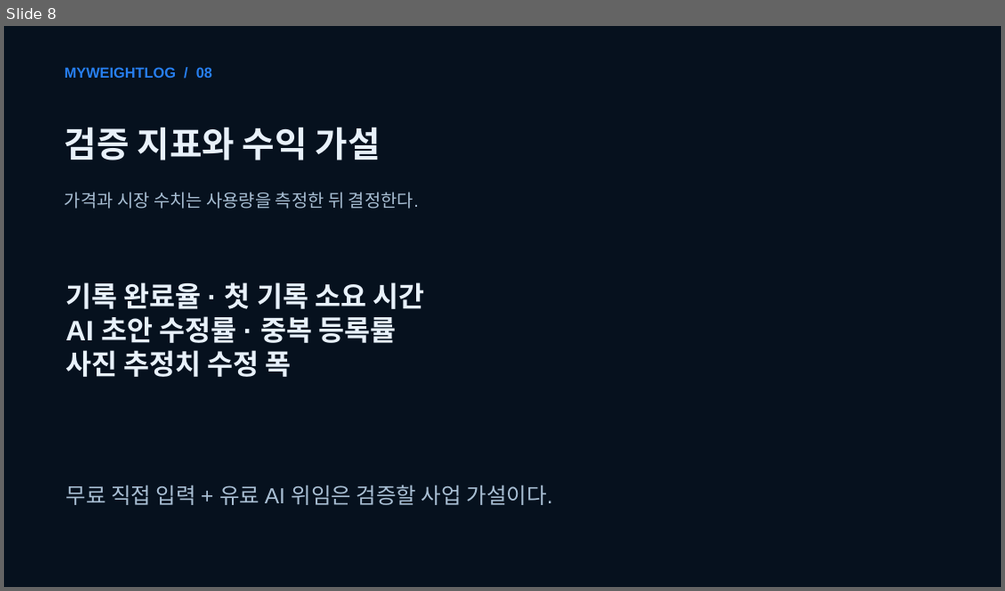
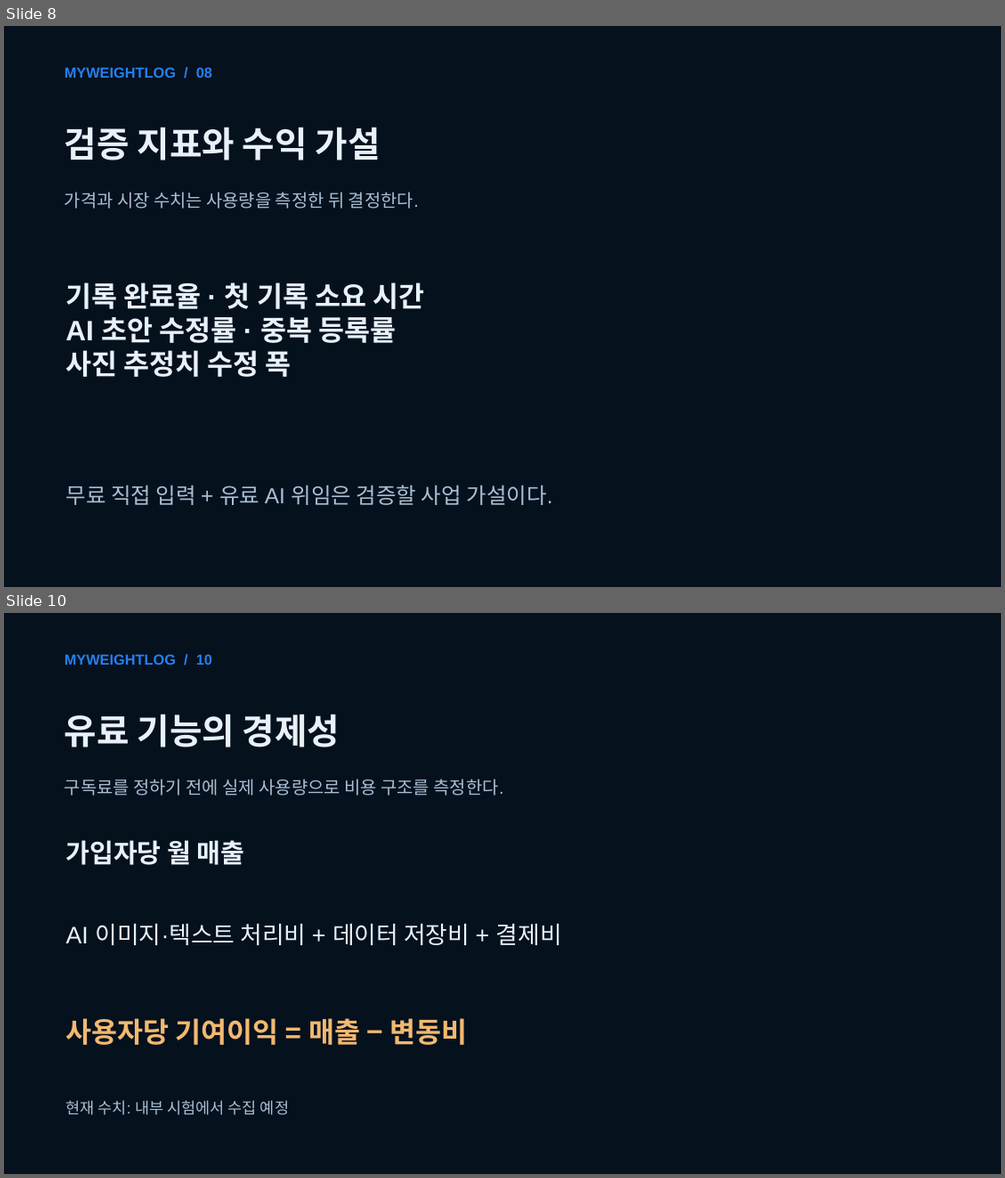
Before and after one commit to studiohooje/MyWeightLog, a slide deck: MWL_Beta_2_0_Business_Plan.pptx. Shown one above the other, each under a label of ours: slide 8 before the commit, slides 8 and 10 after it; the slides between them are not shown. The pictures are 1005x591 and 1005x1178 pixels, drawn with LibreOffice and Linux fonts; fonts in the diff are those of the drawing. Boxes give left, top, right and bottom in pixels: in the first picture for what was removed or moved away, otherwise in the second. Text is boxed around its words. In the diff, an @@ line names an element or a change of style, - is before the commit and + after.

```diff
--- a/MWL_Beta_2_0_Business_Plan.pptx
+++ b/MWL_Beta_2_0_Business_Plan.pptx
@@ slide 10 added at [4, 613, 1001, 1174], background #06111E @@
@@ text added at [65, 654, 212, 665], 14 pt, text #277FF0, bold @@
+MYWEIGHTLOG / 10
@@ text added at [65, 714, 340, 747], 34 pt, text #E8F1FA, bold @@
+유료 기능의 경제성
@@ text added at [65, 779, 504, 795], 17 pt, text #A9BFD4 @@
+구독료를 정하기 전에 실제 사용량으로 비용 구조를 측정한다.
@@ text added at [66, 840, 245, 865], 25 pt, text #E8F1FA, bold @@
+가입자당 월 매출
@@ text added at [66, 924, 562, 945], 23 pt, text #E8F1FA @@
+AI 이미지·텍스트 처리비 + 데이터 저장비 + 결제비
@@ text added at [66, 1018, 468, 1045], 27 pt, text #F2B970, bold @@
+사용자당 기여이익 = 매출 − 변동비
@@ text added at [65, 1100, 289, 1115], 15 pt, text #A9BFD4 @@
+현재 수치: 내부 시험에서 수집 예정
```
Also in this commit, not shown: 2 slides changed, 1 other slide added, 37 other files.
